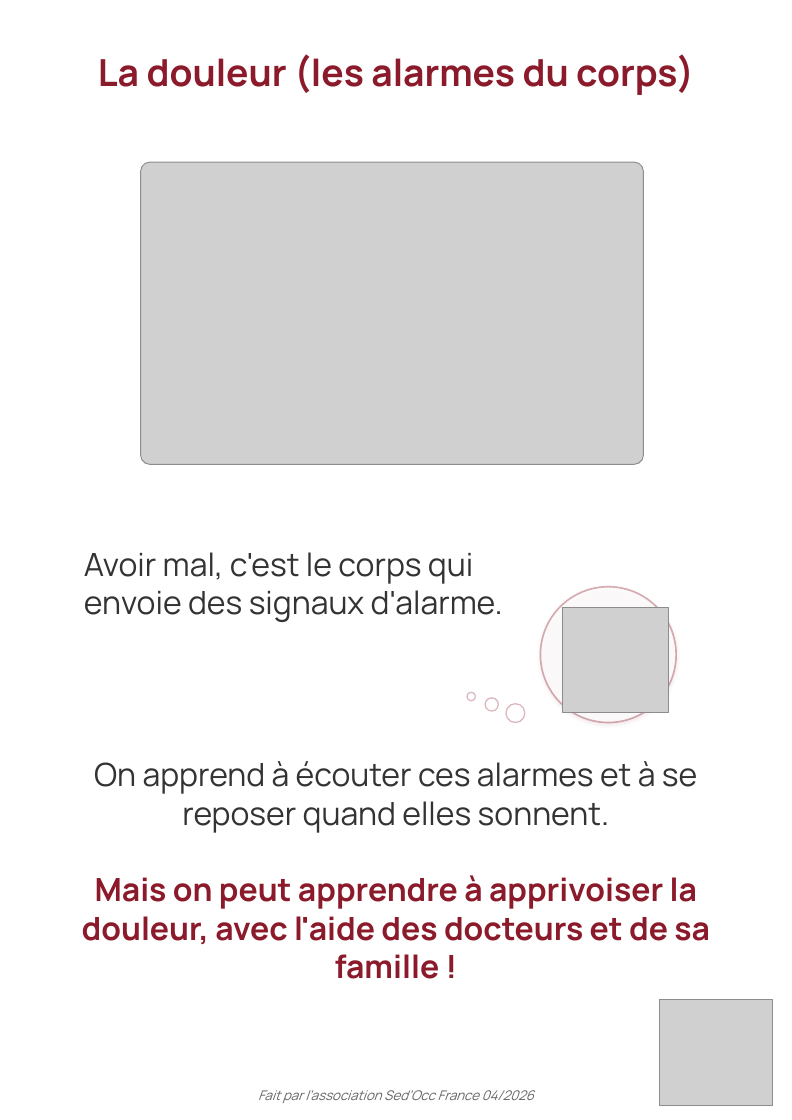
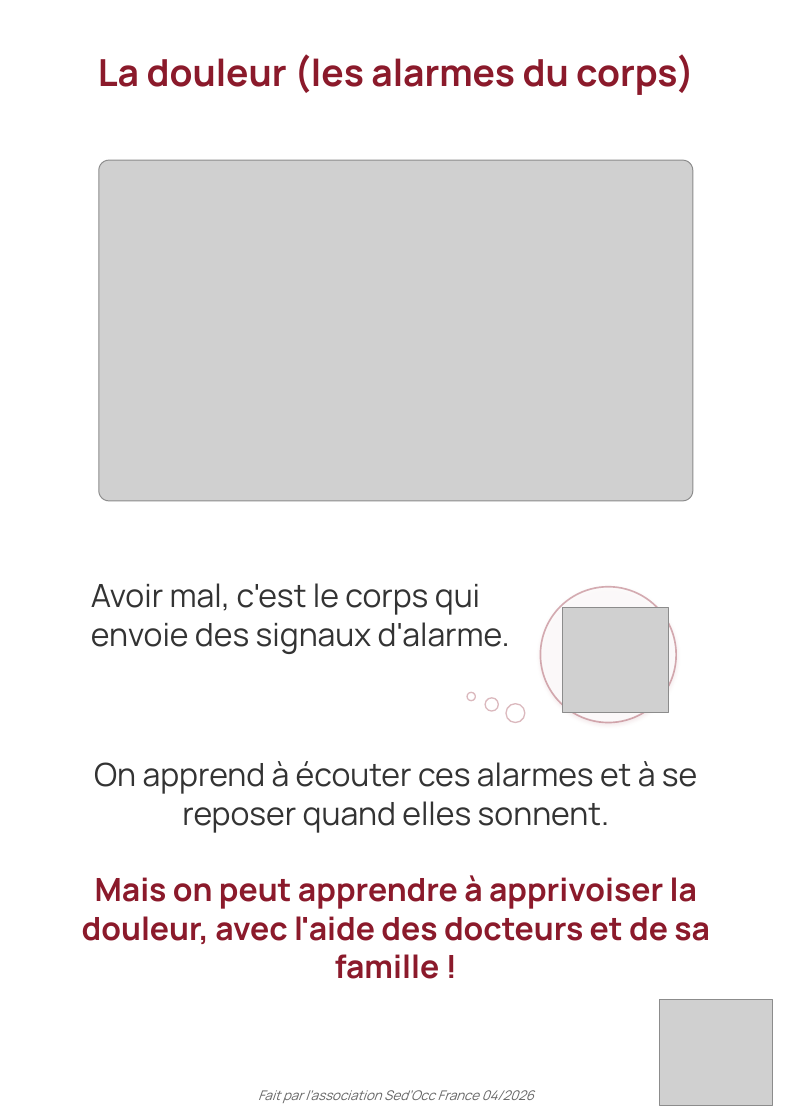
Before and after one commit to Therese-Borin-Pepe/sedocc-site, a slide deck: slide 5 of documents/Livret-SED-enfant-SedOcc.pptx. Drawn at 792x1120 pixels with LibreOffice and Linux fonts; fonts in the diff are those of the drawing; grey boxes stand for pictures; background and template pictures are left out. Boxes give left, top, right and bottom in pixels: in the first picture for what was removed or moved away, otherwise in the second. Text is boxed around its words. In the diff, an @@ line names an element or a change of style, - is before the commit and + after.

```diff
--- a/documents/Livret-SED-enfant-SedOcc.pptx
+++ b/documents/Livret-SED-enfant-SedOcc.pptx
@@ picture: place and size @@
-picture at <box>141,162,644,464</box>
+picture at <box>99,160,692,501</box>
@@ text "Avoir mal, c'est le corps ...": place and size @@
-text "Avoir mal, c'est le corps ..." at <box>84,552,503,622</box>
+text "Avoir mal, c'est le corps ..." at <box>91,583,510,654</box>
```
Also in this commit, not shown: 4 other slides changed, 1 other file.
